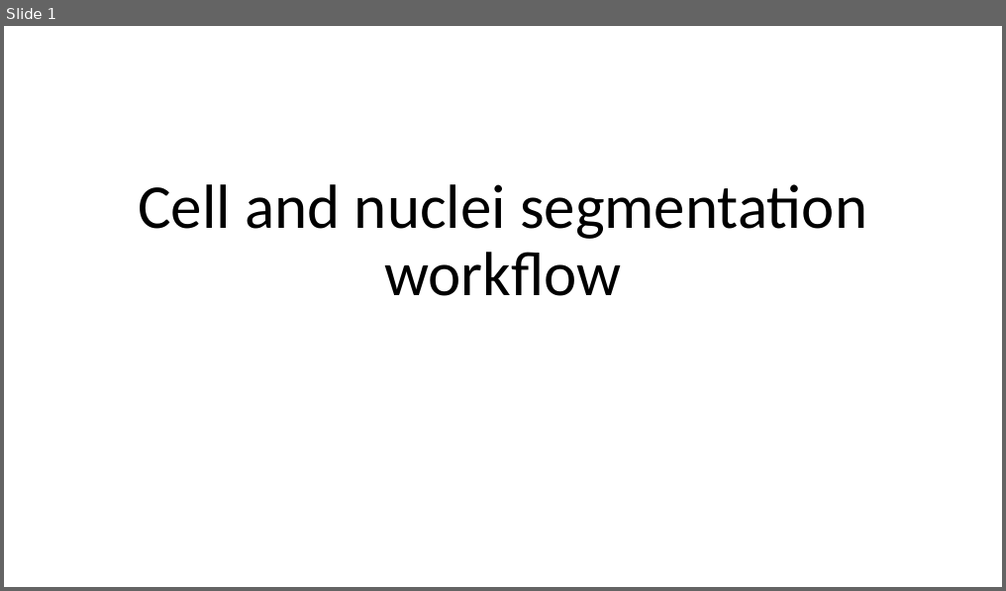
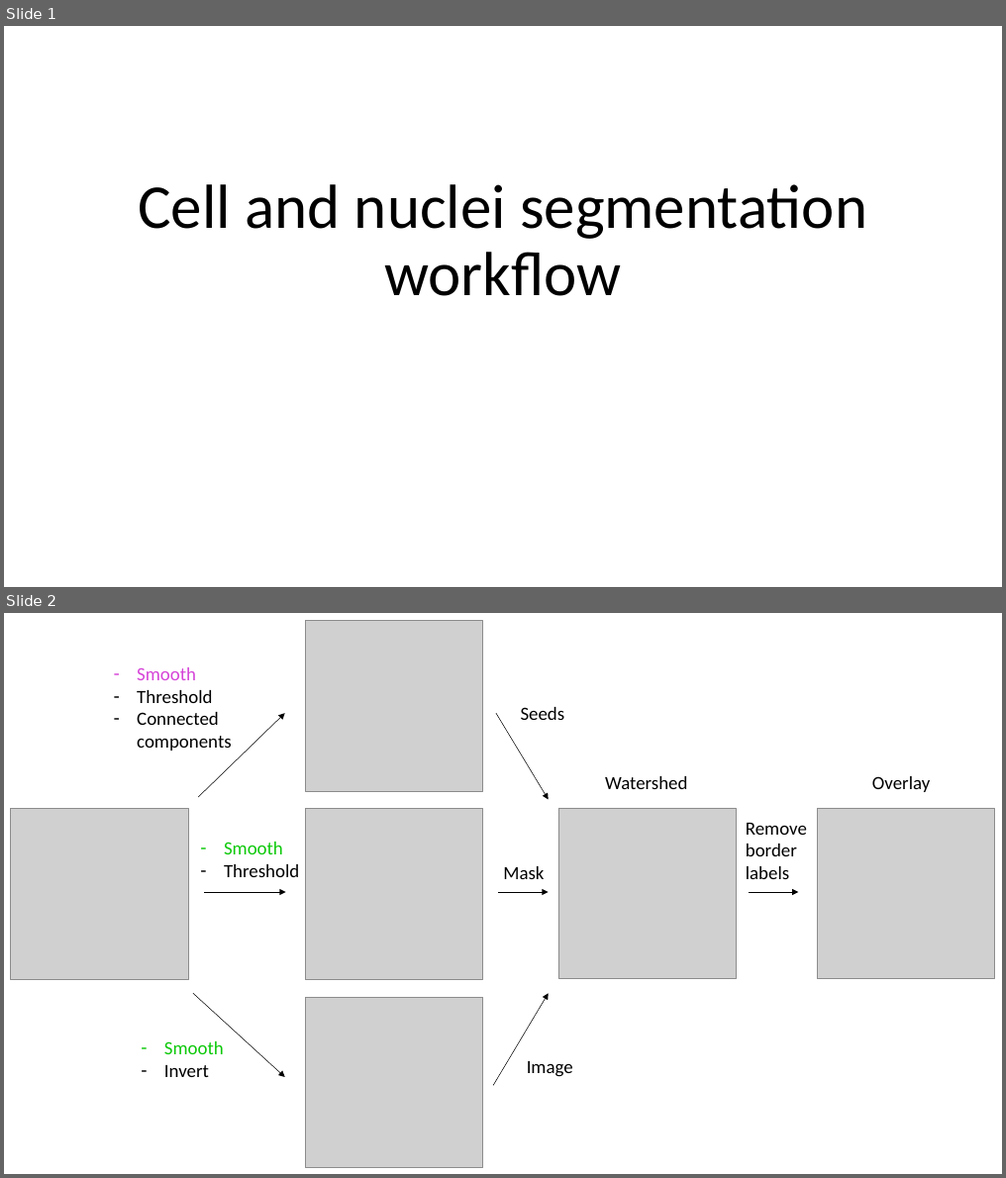
Before and after one commit to NEUBIAS/training-resources, a slide deck: figures/resources/workflow_cell_and_nuclei_segmentation.pptx. Shown one above the other, each under a label of ours: slide 1 before the commit, slides 1 and 2 after it. The pictures are 1006x591 and 1006x1178 pixels, drawn with LibreOffice and Linux fonts; fonts in the diff are those of the drawing; grey boxes stand for pictures. Boxes give left, top, right and bottom in pixels: in the first picture for what was removed or moved away, otherwise in the second. Text is boxed around its words. In the diff, an @@ line names an element or a change of style, - is before the commit and + after.

Commit message:
Add image and text and figure

```diff
--- a/figures/resources/workflow_cell_and_nuclei_segmentation.pptx
+++ b/figures/resources/workflow_cell_and_nuclei_segmentation.pptx
@@ slide 2 added at [4,613,1002,1174], background #FFFFFF @@
@@ picture added at [306,621,483,791] @@
@@ text added at [137,667,232,751], 18 pt, text #000000 @@
+– Smooth
+– Threshold
+– Connected
+  components
@@ arrow added from (198, 797) to (285, 713), #000000 0.5 pt @@
@@ arrow added from (496, 713) to (548, 799), #000000 0.5 pt @@
@@ text added at [521,707,565,720], 18 pt, text #000000 @@
+Seeds
@@ text added at [605,776,687,789], 18 pt, text #000000 @@
+Watershed
@@ text added at [872,776,930,792], 18 pt, text #000000 @@
+Overlay
@@ picture added at [11,809,188,980] @@
@@ picture added at [306,809,483,980] @@
@@ picture added at [558,808,737,979] @@
@@ picture added at [818,808,995,979] @@
@@ text added at [224,842,299,877], 18 pt, text #000000 @@
+– Smooth
+– Threshold
@@ text added at [746,823,807,879], 18 pt, text #000000 @@
+Remove
+border
+labels
@@ text added at [503,866,544,879], 18 pt, text #000000 @@
+Mask
@@ arrow added from (205, 892) to (286, 892), #000000 0.5 pt @@
@@ arrow added from (498, 892) to (548, 892), #000000 0.5 pt @@
@@ arrow added from (748, 892) to (798, 892), #000000 0.5 pt @@
@@ arrow added from (193, 993) to (285, 1077), #000000 0.5 pt @@
@@ picture added at [306,997,483,1167] @@
@@ arrow added from (494, 1085) to (548, 993), #000000 0.5 pt @@
@@ text added at [164,1042,224,1077], 18 pt, text #0EC90B @@
+– Smooth
+– Invert
@@ text added at [527,1061,573,1077], 18 pt, text #000000 @@
+Image
```
Also in this commit, not shown: 1 slide removed, 5 other files.
